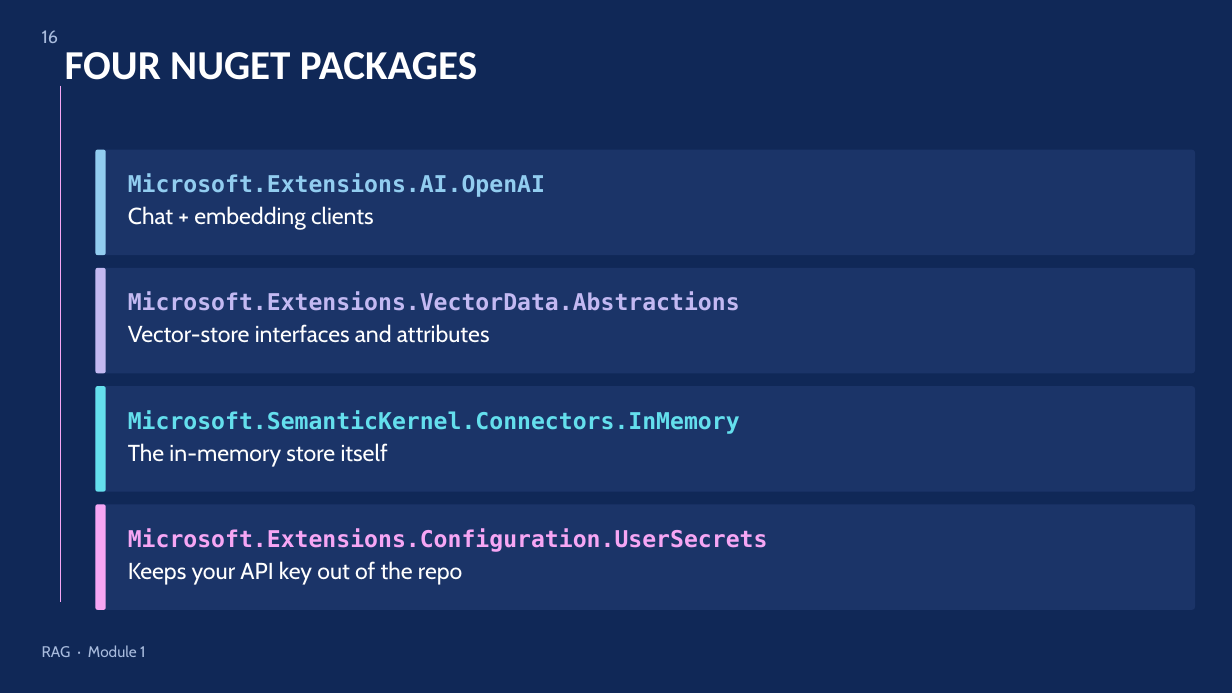
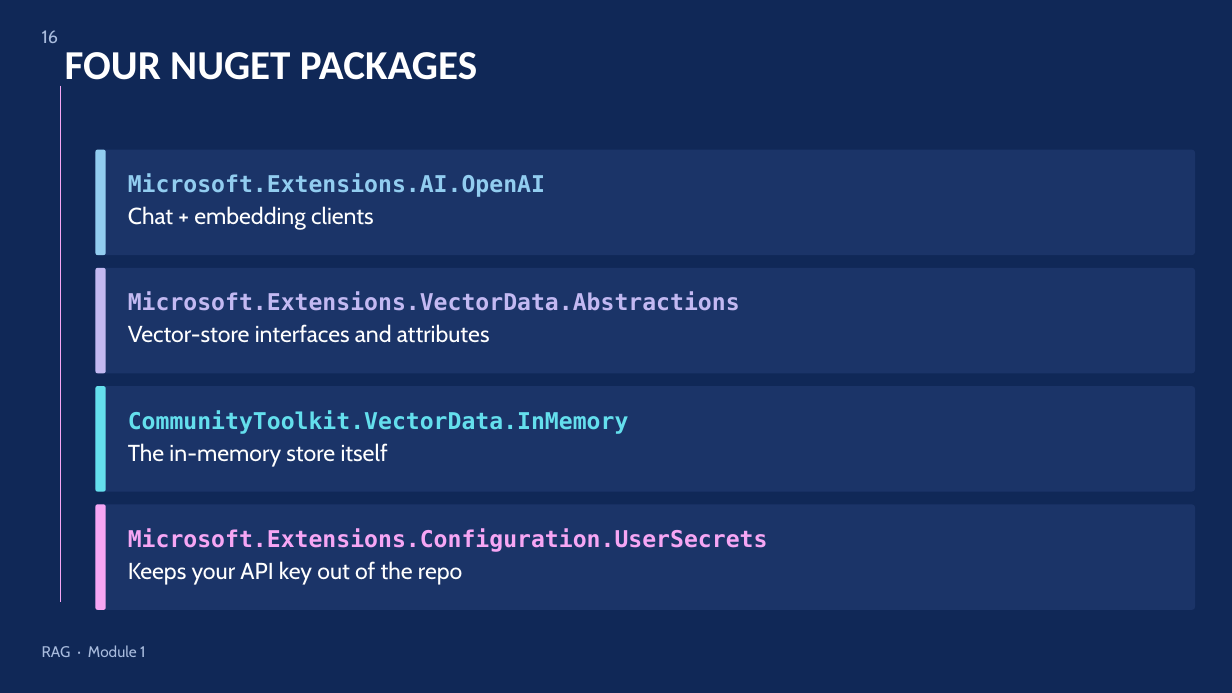
Before and after one commit to tt3ateach/KodCode-AI-Augmented-Software-Development, a slide deck: slide 16 of Extras/12 - RAG.pptx. Drawn at 1232x693 pixels with LibreOffice and Linux fonts; fonts in the diff are those of the drawing. Boxes give left, top, right and bottom in pixels: in the first picture for what was removed or moved away, otherwise in the second. Text is boxed around its words. In the diff, an @@ line names an element or a change of style, - is before the commit and + after.

```diff
--- a/Extras/12 - RAG.pptx
+++ b/Extras/12 - RAG.pptx
@@ text at (128, 410, 629, 434): text changed @@
-Microsoft.SemanticKernel.Connectors.InMemory
+CommunityToolkit.VectorData.InMemory
```
Also in this commit, not shown: 5 other slides changed, 1 slide added.
